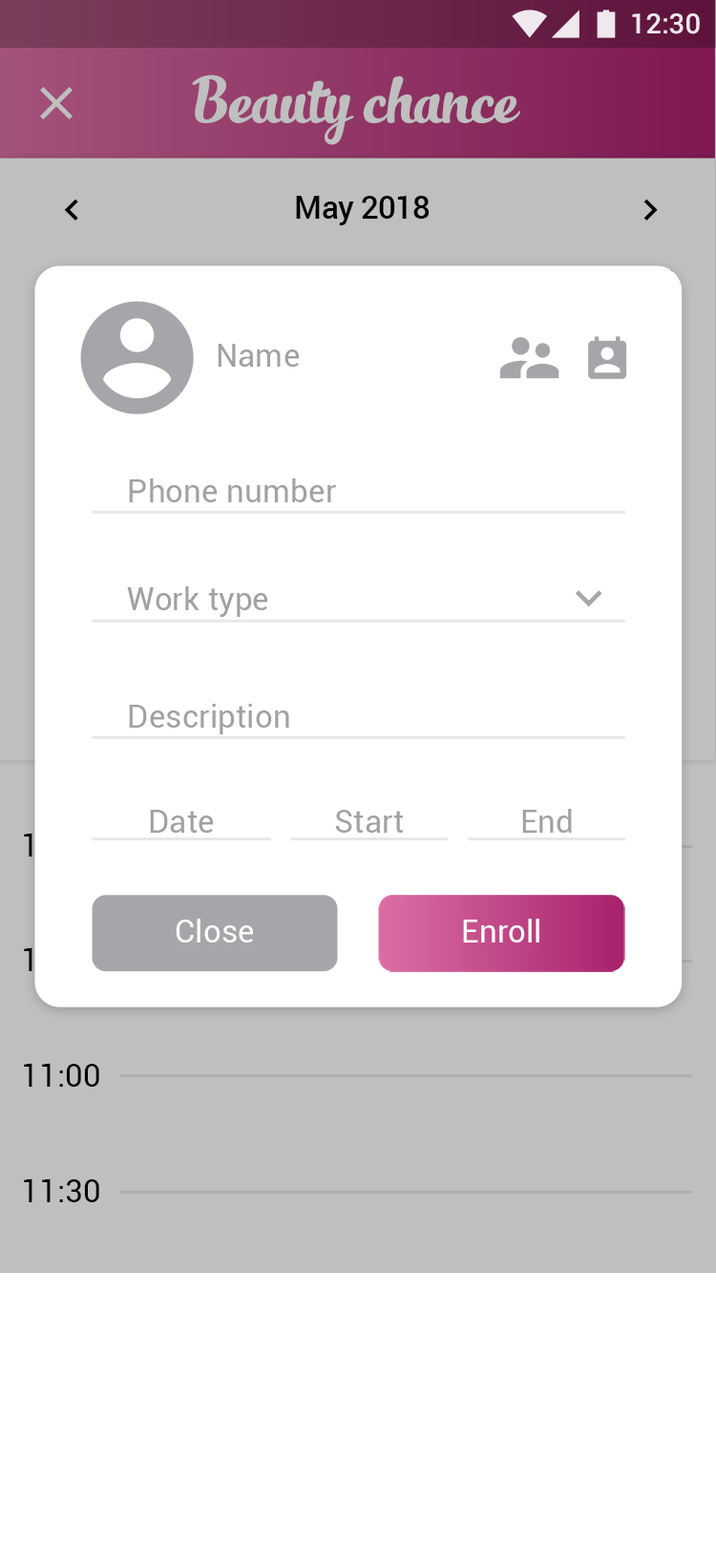
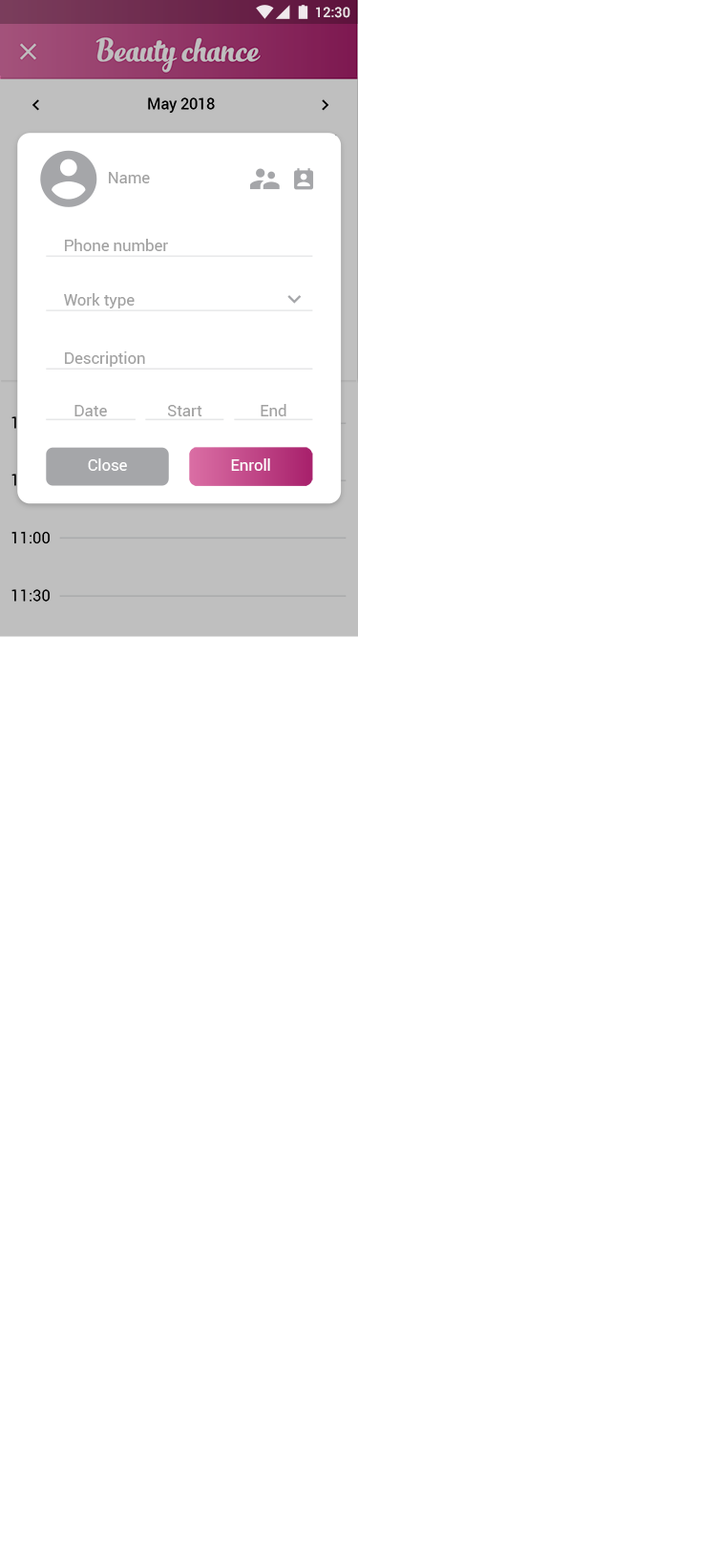
Layers edited between the first and the second 716 x 1568 image:
painted on "Compound Shape" (1st of 14, in "master_calendar_enroll" › "Group 1" › "Layer 20" › "<Group>") over bbox(45, 418, 272, 842)
painted on "Compound Shape" (2nd of 14, in "master_calendar_enroll" › "Group 1" › "Layer 19" › "<Group>") over bbox(233, 418, 626, 842)
painted on "End" over bbox(260, 403, 573, 833)
painted on "Start" over bbox(168, 404, 404, 833)
painted on "Compound Shape" (3rd of 14, in "master_calendar_enroll" › "Group 1" › "Layer 18" › "<Group>") over bbox(145, 418, 448, 842)
painted on "Phone number" over bbox(64, 238, 337, 503)
painted on "Compound Shape" (4th of 14, in "master_calendar_enroll" › "Group 1" › "Layer 16") over bbox(45, 254, 626, 514)
painted on "-e-contacts" (1st of 2, in "master_calendar_enroll" › "Group 1" › "Layer 14") over bbox(249, 168, 560, 380)
painted on "-e-contact" over bbox(294, 168, 628, 380)
painted on "Enroll" over bbox(231, 458, 540, 943)
painted on "<Group>" (4th of 9, in "master_calendar_enroll" › "Group 1" › "Layer 11") over bbox(189, 446, 626, 973)
painted on "Close" over bbox(87, 458, 254, 943)
painted on "Compound Shape" (5th of 14, in "master_calendar_enroll" › "Group 1" › "Layer 9") over bbox(45, 446, 339, 973)
painted on "Description" over bbox(64, 351, 290, 735)
painted on "Compound Shape" (6th of 14, in "master_calendar_enroll" › "Group 1" › "Layer 7") over bbox(45, 367, 626, 740)
painted on "Compound Shape" (7th of 14, in "master_calendar_enroll" › "Group 1" › "Layer 6") over bbox(287, 295, 603, 608)
painted on "Work type" over bbox(63, 293, 268, 617)
painted on "Compound Shape" (8th of 14, in "master_calendar_enroll" › "Group 1" › "Layer 4") over bbox(45, 309, 626, 623)
painted on "Compound Shape" (9th of 14, in "master_calendar_enroll" › "Group 1" › "Layer 3") over bbox(17, 132, 683, 1008)
painted on "Compound Shape copy" over bbox(0, 0, 716, 1273)
painted on "cal" over bbox(0, 0, 716, 1273)
…and 8 more changes (8 painted)
